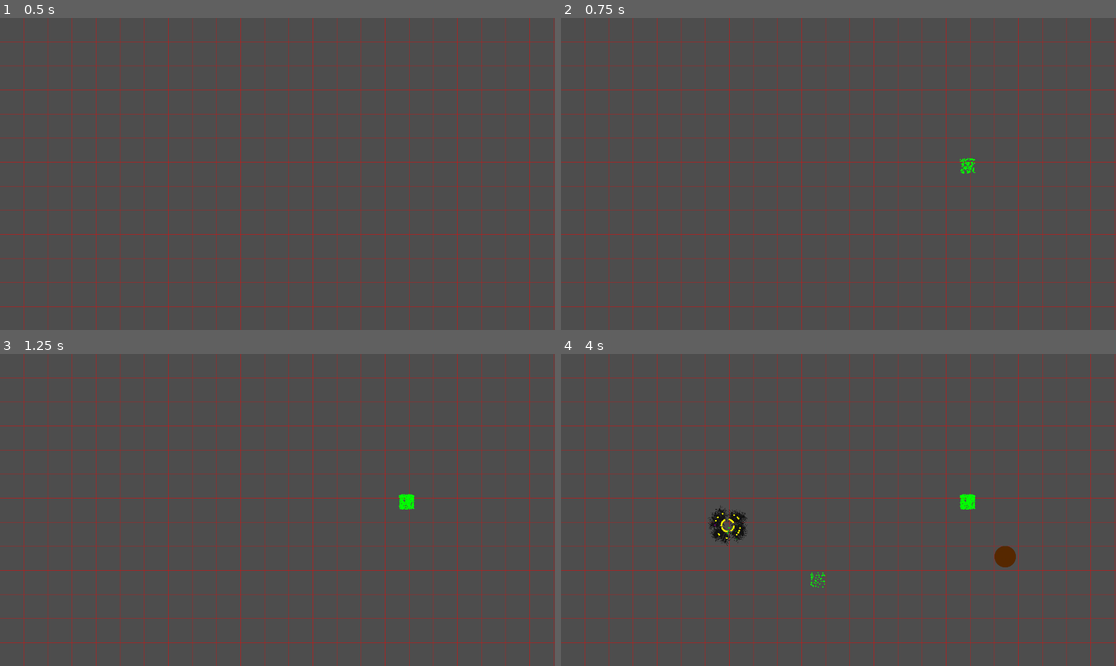
Above: before the commit, frames 1-4 (two rows, left to right).
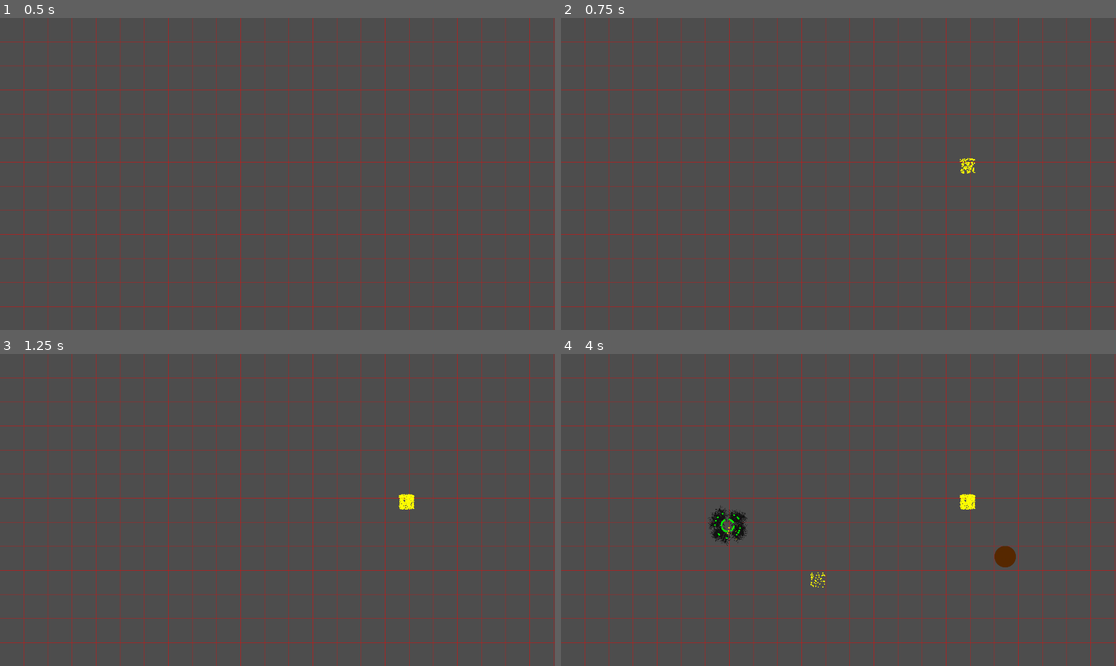
Above: after the commit, the same moments.

Repository: Vivek13130/Ant_colony_simulator
Game: Godot game, scene res://Scenes/main_scene/main_scene.tscn
Two runs of this game, one before a commit and one after it. Both use one fixed random seed, a clock stepped at 60 frames per second and the inputs below.
Inputs (mouse positions are in pixels of both pictures, inside the frame that each line leads up to):
- Up to frame 1 (0.5 s): no input
- Up to frame 2 (0.75 s): tap Enter at 0.5 s; move the mouse to (960, 158) at 0.52 s; hold F (add_food) from 0.53 s (still down)
- Up to frame 3 (1.25 s): keep holding F (add_food)
- Up to frame 4 (4 s): tap Space at 1.25, 2.75 s; move the mouse to (727, 525) at 1.27 s; release F (add_food) at 1.28 s; tap H (add_home_base) at 1.35, 3.6 s; tap Enter at 2, 3.5 s; move the mouse to (894, 441) at 2.02 s; hold A (spawn_ant) 2.03-2.78 s; move the mouse to (810, 572) at 2.77 s; tap F (add_food) at 2.85 s; move the mouse to (1005, 556) at 3.52 s

Frame 1 is identical in both runs. In frame 2, less than 0.1% of the frame differs, in the area x 71-75%, y 44-50%; in frame 3, 0.1%; in frame 4, 0.3%, in the area x 27-75%, y 44-75%.

Commit message:
Add files via upload
pheromones are dropping perfectly , 

now in next iteration assigning the dropped pheromones proper grid cells and managing the pool effectively

Diff:
--- a/Scenes/ant/ant.gd
+++ b/Scenes/ant/ant.gd
@@ -117,7 +117,7 @@
 
 	pheromone.global_position = global_position
 	pheromone.visible = true
-	print("dropping pheromone  ", type , " at " , global_position)
+#	print("dropping pheromone  ", type , " at " , global_position)
 
 	if type == "food" :
 		food_pheromone_manager_node.add_child(pheromone)
--- a/Scenes/auto_load.gd
+++ b/Scenes/auto_load.gd
@@ -42,27 +42,21 @@
 var home_pheromone_pool = []  # contians all initialized home pheromones
 # these pheromones will later be activated and switched to a type either food or home pheromone
 
-const FOOD_PHEROMONE_COLOR = Color(0.5, 0.0, 0.5)  # (RGB: 51, 153, 204, Alpha: 0.5)
-const HOME_PHEROMONE_COLOR = Color(1.0, 1.0, 0.0)  # (RGB: 178, 127, 229, Alpha: 0.5)
+const FOOD_PHEROMONE_COLOR = Color(0.0, 1.0, 0.0)  # (RGB: 51, 153, 204, Alpha: 0.5)
+const HOME_PHEROMONE_COLOR = Color(1.0, 0.0 , 0.0) # (RGB: 178, 127, 229, Alpha: 0.5)
 
 
 func world_pos_to_grid(vec2 : Vector2) -> Vector2:
 	return Vector2(floor(vec2.x / CELL_SIZE) , floor(vec2.y / CELL_SIZE))
 
 
-func initialize_pheromone(pheromone : Node2D ,strength : float , decay_rate:float, pheromone_type : String) -> void:
+func initialize_pheromone(pheromone : Node2D ,strength : float , decay_rate:float, pheromone_type : String, color : Color) -> void:
 	pheromone.strength = strength
 	pheromone.pheromone_type = pheromone_type
 	pheromone.decay_rate = decay_rate
 	pheromone.is_active = true
+	pheromone.modulate = color
 
-	print("pheromone initialized")
-
-	if pheromone_type == "food":
-		pheromone.modulate = auto_load.FOOD_PHEROMONE_COLOR
-	elif pheromone_type == "home":
-		print("setting modulation ------")
-		pheromone.modulate = auto_load.HOME_PHEROMONE_COLOR
 
 
 func get_pheromone(pheromone_type : String) -> Node2D:
@@ -71,12 +65,14 @@
 	var type : String
 	var strength : int
 	var decay_rate : int
+	var color : Color
 
 	if pheromone_type == "food" :
 
 		type = "food"
 		strength = FOOD_PHEROMONE_STRENGTH
 		decay_rate = FOOD_PHEROMONE_DECAY_RATE
+		color = FOOD_PHEROMONE_COLOR
 
 		if food_pheromone_pool.size() > 0:
 			pheromone = food_pheromone_pool.pop_back()
@@ -88,13 +84,15 @@
 		type = "home"
 		strength = HOME_PHEROMONE_STRENGTH
 		decay_rate = HOME_PHEROMONE_DECAY_RATE
+		color = HOME_PHEROMONE_COLOR
 
 		if home_pheromone_pool.size() > 0 :
 			pheromone = home_pheromone_pool.pop_back()
 		else:
 			pheromone = PHEROMONE_SCENE.instantiate()
 
-	initialize_pheromone(pheromone, strength , decay_rate , type)
+	print(color)
+	initialize_pheromone(pheromone, strength , decay_rate , type, color)
 	return pheromone
 
 
--- a/Scenes/food_item/food_item.tscn
+++ b/Scenes/food_item/food_item.tscn
@@ -3,7 +3,7 @@
 [ext_resource type="Texture2D" uid="uid://de44gktd2p5qb" path="res://Assets/circle_white.png" id="1_u1j7n"]
 
 [node name="food_item" type="Sprite2D"]
-modulate = Color(0, 1, 0, 1)
+modulate = Color(1, 1, 0, 1)
 scale = Vector2(0.015, 0.015)
 texture = ExtResource("1_u1j7n")
 region_rect = Rect2(110.758, 98.5627, 65.1967, 64.5758)
--- a/Scenes/pheromone/pheromone.gd
+++ b/Scenes/pheromone/pheromone.gd
@@ -13,7 +13,6 @@
 
 # Called every frame. 'delta' is the elapsed time since the previous frame.
 func _process(delta):
-	sprite.modulate = auto_load.HOME_PHEROMONE_COLOR
 	strength -= decay_rate
 	if strength <= 0 :
 		print("pheromone deleted from the screen ")
